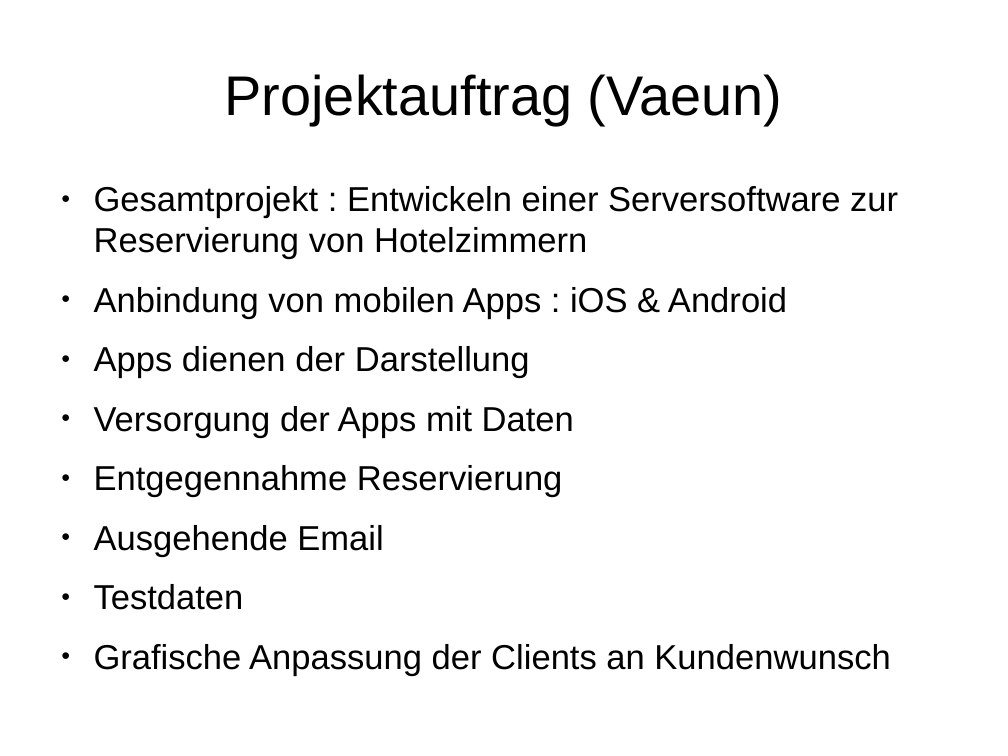
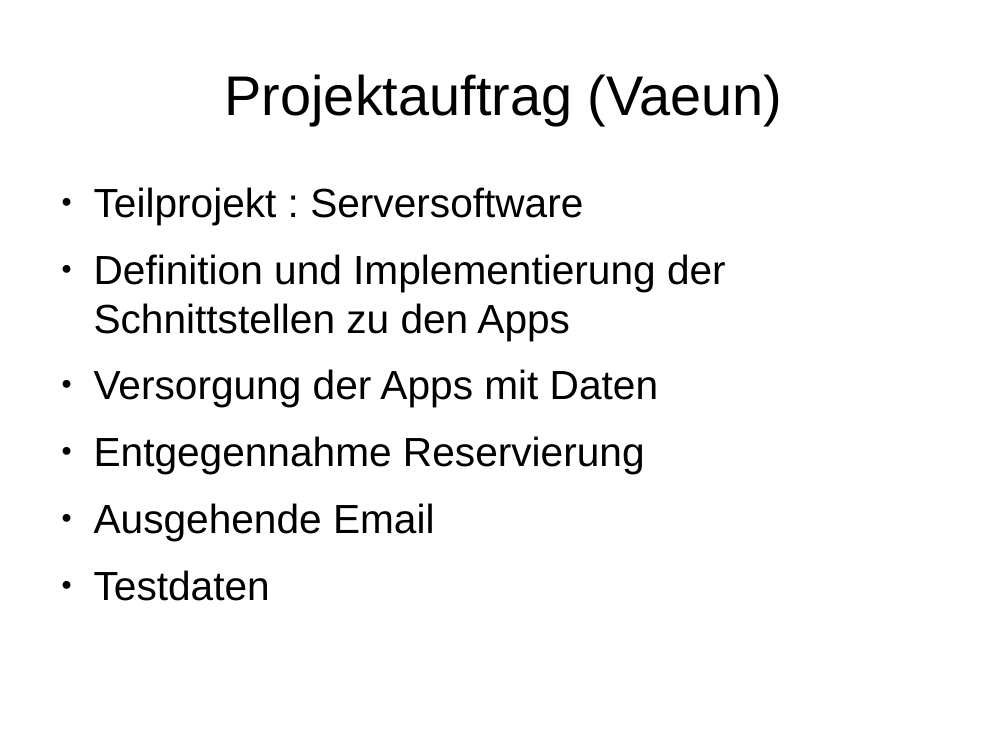
Before and after one commit to janhelmle/weiterbildung_fachinformatiker_ihk_projektantrag, a slide deck: slide 5 of praesentation/presentation_v1.odp (slide 3 before the commit). Drawn at 1008x756 pixels with LibreOffice and Linux fonts; fonts in the diff are those of the drawing. Boxes give left, top, right and bottom in pixels: in the first picture for what was removed or moved away, otherwise in the second. Text is boxed around its words. In the diff, an @@ line names an element or a change of style, - is before the commit and + after.

```diff
--- a/praesentation/presentation_v1.odp
+++ b/praesentation/presentation_v1.odp
@@ text at [94, 187, 726, 340]: text changed; size 27.2 to 32 pt @@
-● Gesamtprojekt : Entwickeln einer Serversoftware zur Reservierung von Hotelzimmern
-● Anbindung von mobilen Apps : iOS & Android
-● Apps dienen der Darstellung
+● Teilprojekt : Serversoftware
+● Definition und Implementierung der Schnittstellen zu den Apps
@@ text at [94, 369, 658, 601]: size 27.2 to 32 pt in "Versorgung der Apps mit Daten", "Entgegennahme Reservierung", "Ausgehende Email", "Testdaten" @@
@@ text at [94, 644, 890, 676]: paragraph removed @@
-● Grafische Anpassung der Clients an Kundenwunsch
```
Also in this commit, not shown: 1 other slide changed, 1 slide added, 1 other file.
